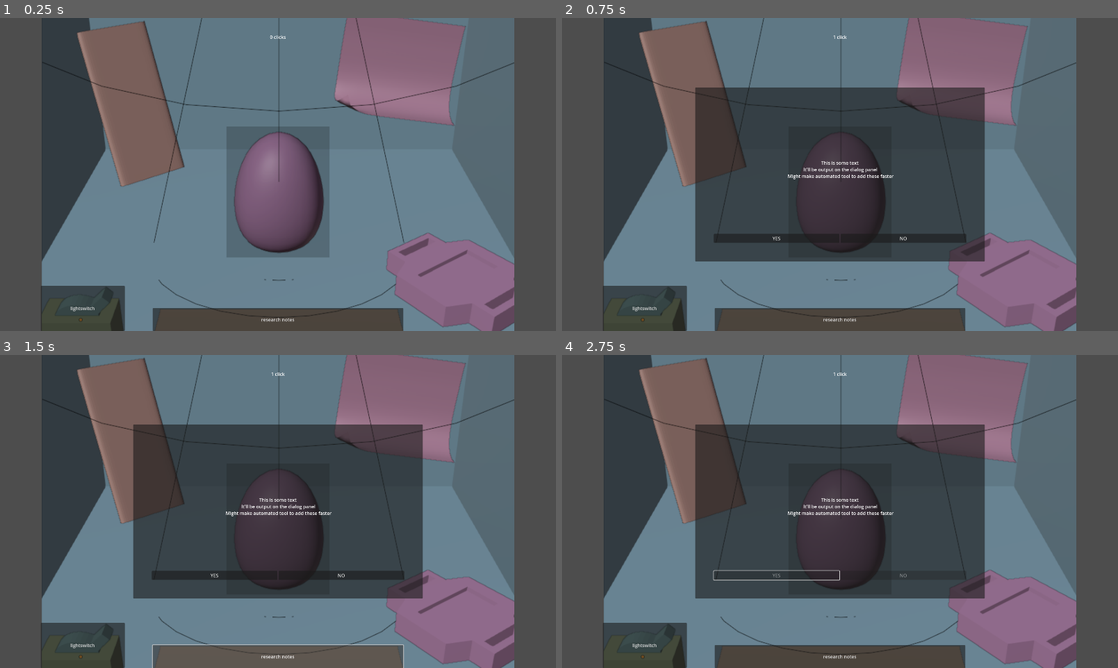
Above: before the commit, frames 1-4 (two rows, left to right).
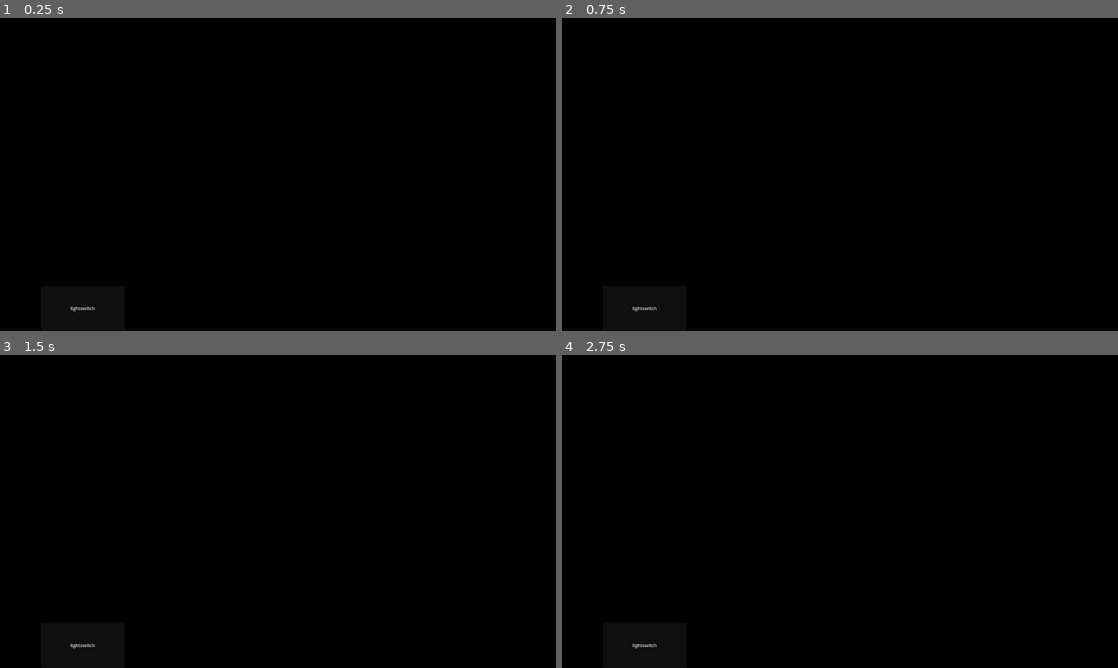
Above: after the commit, the same moments.

Repository: 100-Devs-1-Game/TheHatchery
Game: Godot game, scene res://scenes/game.tscn
Two runs of this game, one before a commit and one after it. Both use one fixed random seed, a clock stepped at 60 frames per second and the inputs below.
Inputs (mouse positions are in pixels of both pictures, inside the frame that each line leads up to):
- Up to frame 1 (0.25 s): no input
- Up to frame 2 (0.75 s): click (840, 193) at 0.5 s
- Up to frame 3 (1.5 s): click "research notes" at 1.25 s
- Up to frame 4 (2.75 s): click (778, 574) at 2 s, where only the run before the commit has a clickable "YES"

The runs differ from the first frame. In frame 1, 100% of the frame differs, in the area x 0-100%, y 0-100%; in frame 2, 100%; in frame 3, 100%; in frame 4, 100%.

Commit message:
Changed starting tutorial position and darkness visibility

Diff:
--- a/src/ptt.json
+++ b/src/ptt.json
@@ -1 +1 @@
-{"hcs":true,"hls":true,"ho":false,"hsd":true,"htd":true,"lo":"2025-10-28","ls":6160.0,"m1":14287.0,"m1vis":true,"m2":14287.0,"m2vis":true,"op":true,"sd":1760741477.0,"sn":false,"st":0,"td":4.0,"tt":14287.0}
+{"hcs":true,"hls":true,"ho":false,"hsd":true,"htd":true,"lo":"2025-10-30","ls":179.0,"m1":14466.0,"m1vis":true,"m2":14466.0,"m2vis":true,"op":true,"sd":1760741477.0,"sn":false,"st":0,"td":5.0,"tt":14466.0}
--- a/src/scenes/game.tscn
+++ b/src/scenes/game.tscn
@@ -53,14 +53,15 @@
 stretch_mode = 0
 
 [node name="ResearchNotesProp" type="ColorRect" parent="."]
-visible = false
 layout_mode = 2
 anchor_left = 0.274479
 anchor_top = 0.037963
 anchor_right = 0.725521
 anchor_bottom = 0.952778
-offset_top = -1.0
-offset_bottom = -1.0
+offset_left = 0.000305176
+offset_top = 1059.0
+offset_right = 0.000366211
+offset_bottom = 1059.0
 color = Color(0.999735, 1, 0.90019, 1)
 metadata/_edit_use_anchors_ = true
 
--- a/src/scripts/game.gd
+++ b/src/scripts/game.gd
@@ -13,8 +13,8 @@
 @onready var dialog: Control = $Dialog
 
 
-#func _ready():
-	#dark = true
+func _ready():
+	$Darkness.visible = true
 
 
 func _process(_delta):
